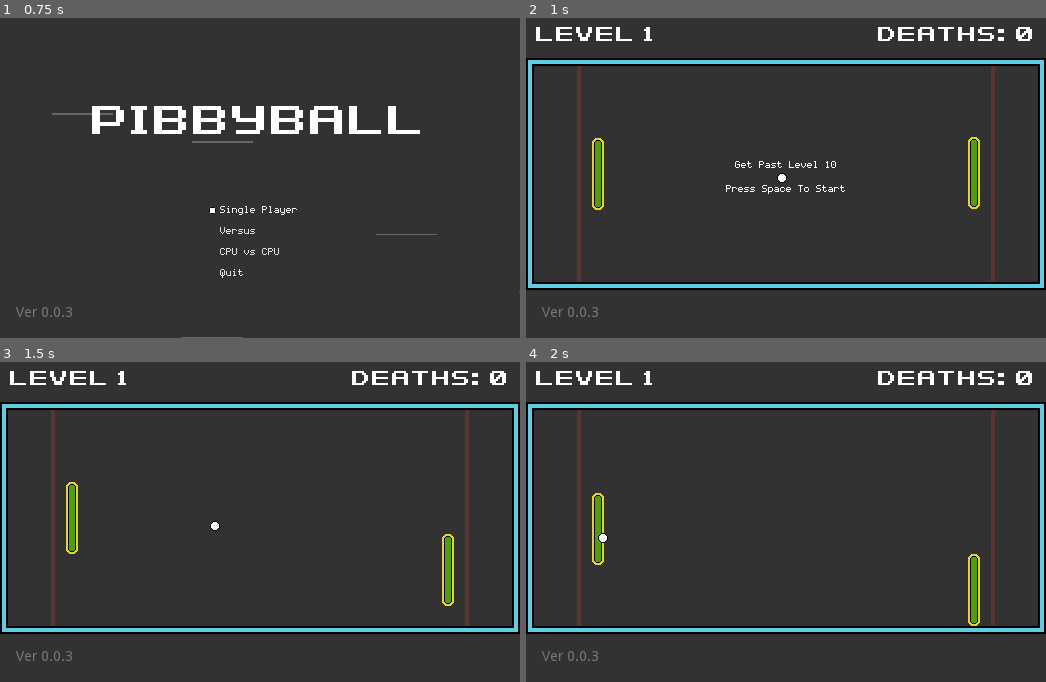
Above: before the commit, frames 1-4 (two rows, left to right).
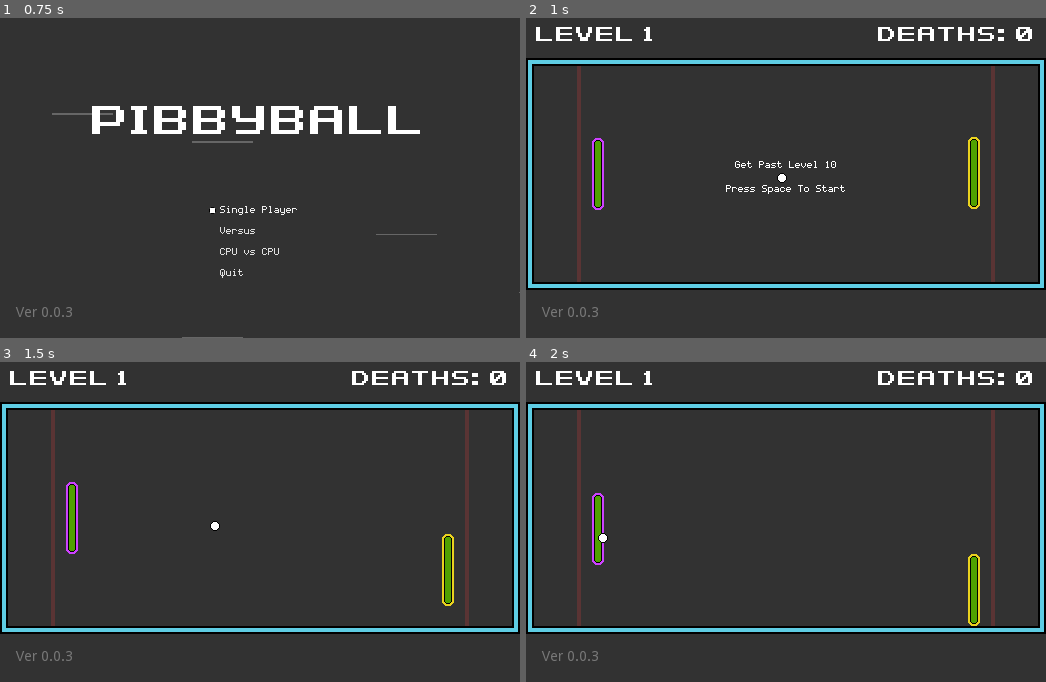
Above: after the commit, the same moments.

Repository: tkshehan/_pong
Game: Godot game, scene res://Main.tscn
Two runs of this game, one before a commit and one after it. Both use one fixed random seed, a clock stepped at 60 frames per second and the inputs below. Sound files missing from this copy of the repository are replaced by a short silence.
Inputs:
- Up to frame 1 (0.75 s): tap Space (pause) at 0.5 s; hold Up (move_up) from 0.53 s (still down)
- Up to frame 2 (1 s): keep holding Up (move_up); tap Enter (ui_accept) at 0.77 s
- Up to frame 3 (1.5 s): tap Space (pause) at 1.25 s; release Up (move_up) at 1.28 s; hold Down (move_down) from 1.28 s (still down)
- Up to frame 4 (2 s): keep holding Down (move_down); tap Enter (ui_accept) at 1.52 s

Frame 1 is identical in both runs. In frame 2, 0.2% of the frame differs, in the area x 12-15%, y 37-60%; in frame 3, 0.2%; in frame 4, 0.2%.

Commit message:
added visual and audio queues for single player

Diff:
--- a/Game/Actors/AIPaddle.gd
+++ b/Game/Actors/AIPaddle.gd
@@ -2,9 +2,19 @@
 class_name AIPaddle
 
 var target = self
+
 var difficulty = 1
-var handicap = 10
-var grace_hits = 3
+var stamina = 100
+var shield = 3
+
+var shield_texture = load("res://assets/paddle/paddle-shield.png")
+var strong_texture = load("res://assets/paddle/paddle-active.png")
+var normal_texture = load("res://assets/paddle/paddle.png")
+var break_texture = load("res://assets/paddle/paddle-break.png")
+
+var sfx_player
+var break_sound = load("res://assets/sfx/mirror-break.wav")
+var crack_sound = load("res://assets/sfx/glass-break.wav")
 
 var default_max_speed = 400
 var default_acceleration = 0.15
@@ -14,6 +24,9 @@
 var paused = false
 
 func _init():
+	sfx_player = AudioStreamPlayer2D.new()
+	sfx_player.volume_db = -10
+	add_child(sfx_player)
 	timer = Timer.new()
 	timer.wait_time = default_wait_time
 	timer.connect("timeout", self, "_on_timer_timeout")
@@ -24,13 +37,15 @@
 	reset_handicap()
 
 func reset_handicap():
-	handicap = 11 - difficulty
+	stamina = (difficulty * 10) + 50
 	max_speed = default_max_speed
 	acceleration = default_acceleration
 	if difficulty < 10:
-		grace_hits = 3
+		shield = 3
 	else:
-		grace_hits = 4
+		shield = 4
+	$Sprite.set_texture(shield_texture)
+
 
 func get_direction():
 	if paused:
@@ -45,11 +60,24 @@
 	return direction
 
 func on_hit():
-	if grace_hits > 0:
-		grace_hits -= 1
+	if shield > 0:
+		shield -= 1
+		if shield == 0:
+			sfx_player.set_stream(crack_sound)
+			sfx_player.play()
+			if stamina >= 100:
+				$Sprite.set_texture(strong_texture)
+			else:
+				$Sprite.set_texture(normal_texture)
 	else:
-		max_speed -= handicap * 2.5
-		acceleration = max(acceleration - handicap * 0.01, 0.05)
+		max_speed = default_max_speed * stamina * 0.01
+		acceleration = default_acceleration * stamina * 0.01
+		stamina -= 10
+		if stamina == 30:
+			sfx_player.set_stream(break_sound)
+			sfx_player.play()
+			$Sprite.set_texture(break_texture)
+	print(shield, " ", stamina)
 	paused = true
 	timer.start()
 
--- a/Game/Actors/Paddle.tscn
+++ b/Game/Actors/Paddle.tscn
@@ -1,6 +1,6 @@
 [gd_scene load_steps=5 format=2]
 
-[ext_resource path="res://assets/paddle.png" type="Texture" id=1]
+[ext_resource path="res://assets/paddle/paddle.png" type="Texture" id=1]
 [ext_resource path="res://Game/Actors/Paddle.gd" type="Script" id=2]
 [ext_resource path="res://assets/sfx/Rev-Mid_01.wav" type="AudioStream" id=3]
 
Not shown, removed: .mono/metadata/ide_server_meta.txt
Binary file added: assets/paddle/paddle-active.png
Not shown, added: assets/paddle/paddle-active.png.import
Binary file added: assets/paddle/paddle-break.png
Not shown, added: assets/paddle/paddle-break.png.import
Binary file added: assets/paddle/paddle-shield.png
Not shown, changed: assets/paddle/paddle-shield.png.import
Renamed: assets/paddle.png -> assets/paddle/paddle.png
Not shown, added: assets/paddle/paddle.png.import
Not shown, added: assets/sfx/glass-break.wav.import
Not shown, added: assets/sfx/mirror-break.wav.import
Not shown, added: .gitignore
(and 4 more such lines)
